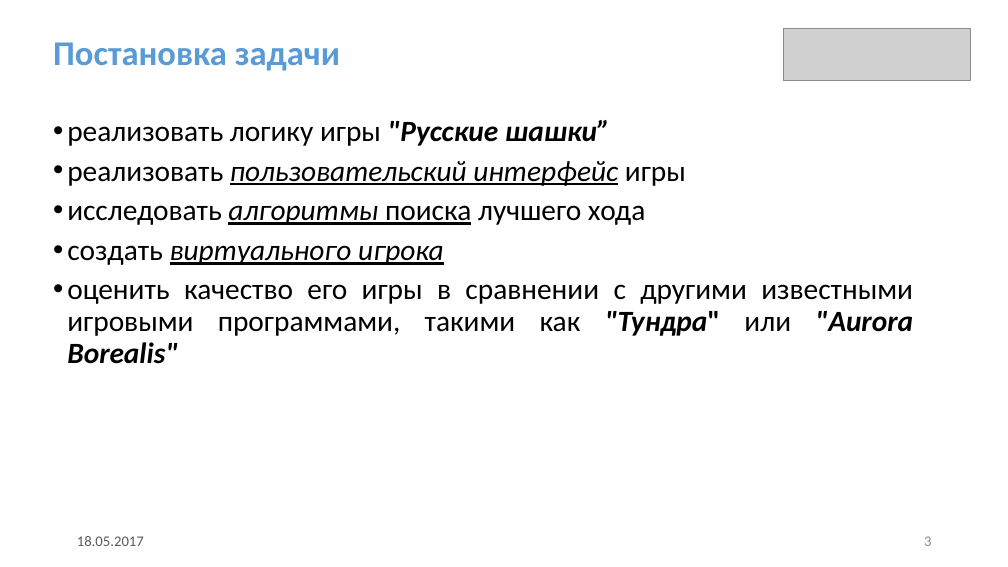
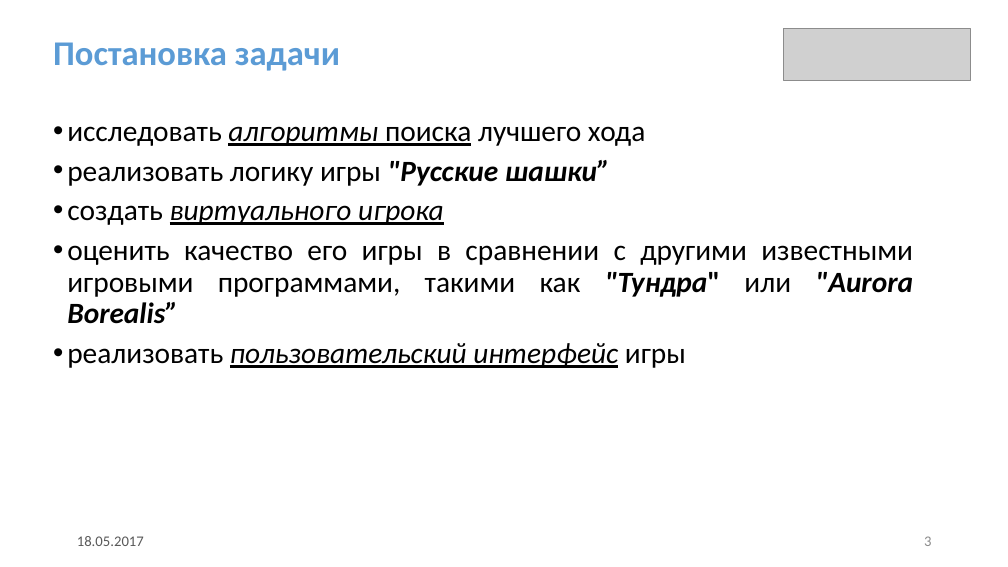
Before and after one commit to GrachevaElena/Checkers, a slide deck: slide 3 of ProjectNewDesign.pptx. Drawn at 1008x567 pixels with LibreOffice and Linux fonts; fonts in the diff are those of the drawing; grey boxes stand for pictures. Boxes give left, top, right and bottom in pixels: in the first picture for what was removed or moved away, otherwise in the second. Text is boxed around its words. In the diff, an @@ line names an element or a change of style, - is before the commit and + after.

```diff
--- a/ProjectNewDesign.pptx
+++ b/ProjectNewDesign.pptx
@@ text at (67,126,645,146): paragraph added @@
+• исследовать алгоритмы поиска лучшего хода
@@ text at (67,205,913,324): paragraphs added @@
+• создать виртуального игрока
+• оценить качество его игры в сравнении с другими известными игровыми программами, такими как "Тундра" или "Aurora Borealis”
@@ text at (67,205,913,364): paragraphs removed @@
-• исследовать алгоритмы поиска лучшего хода
-• создать виртуального игрока
-• оценить качество его игры в сравнении с другими известными игровыми программами, такими как "Тундра" или "Aurora Borealis"
```
Also in this commit, not shown: 4 other slides changed, 1 slide removed.
